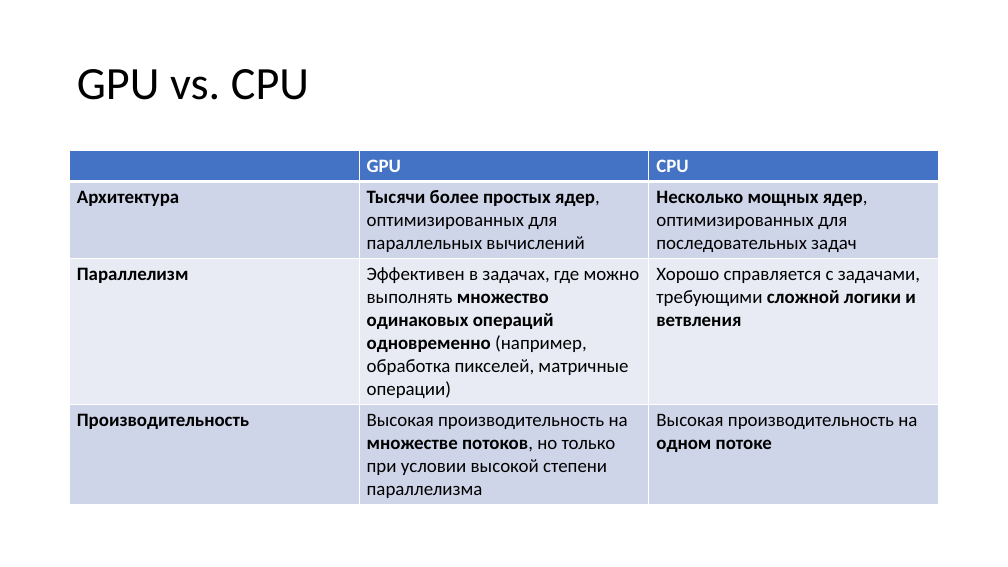
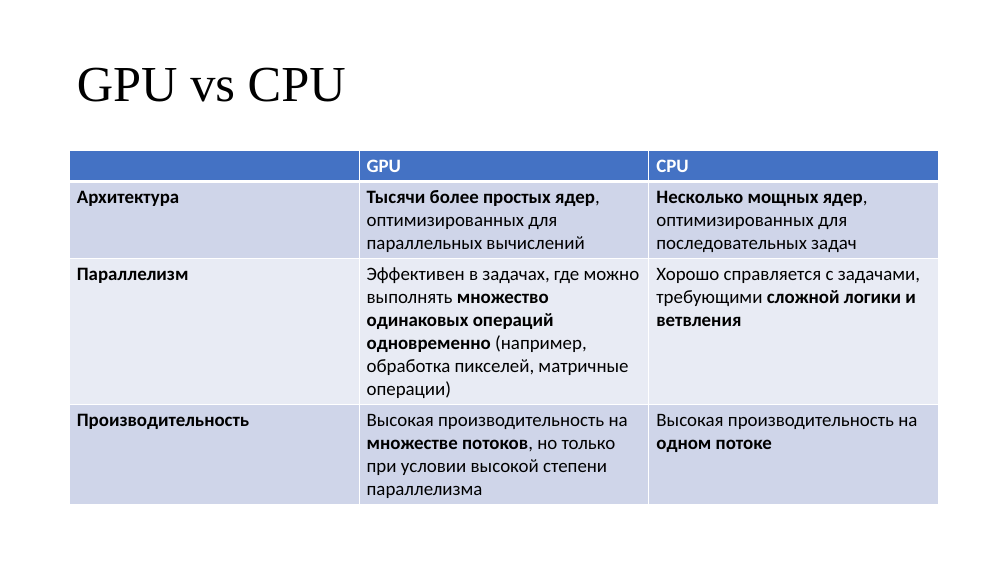
Before and after one commit to pezkov/gpu_course, a slide deck: slide 5 of presentations/Вычисления на GPU.pptx. Drawn at 1008x567 pixels with LibreOffice and Linux fonts; fonts in the diff are those of the drawing. Boxes give left, top, right and bottom in pixels: in the first picture for what was removed or moved away, otherwise in the second. Text is boxed around its words. In the diff, an @@ line names an element or a change of style, - is before the commit and + after.

```diff
--- a/presentations/Вычисления на GPU.pptx
+++ b/presentations/Вычисления на GPU.pptx
@@ title at bbox=[77, 67, 346, 102]: text changed; size 44 to 48 pt; font Calibri to Times New Roman @@
-GPU vs. CPU
+GPU vs CPU
```
Also in this commit, not shown: 20 other slides changed, 1 other file.
